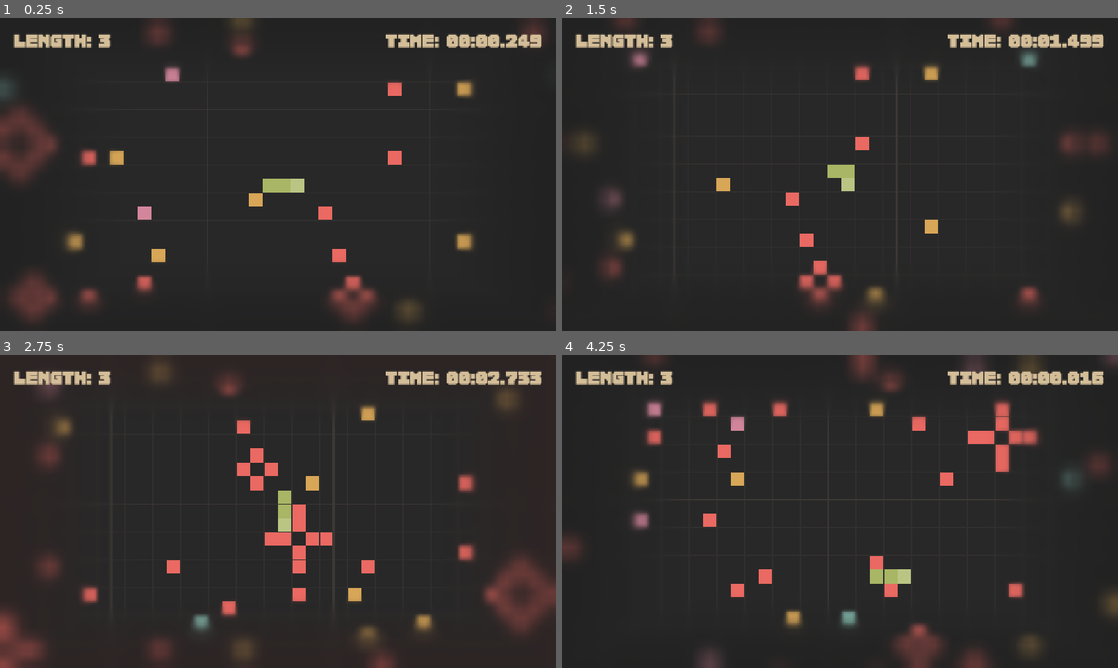
Above: before the commit, frames 1-4 (two rows, left to right).
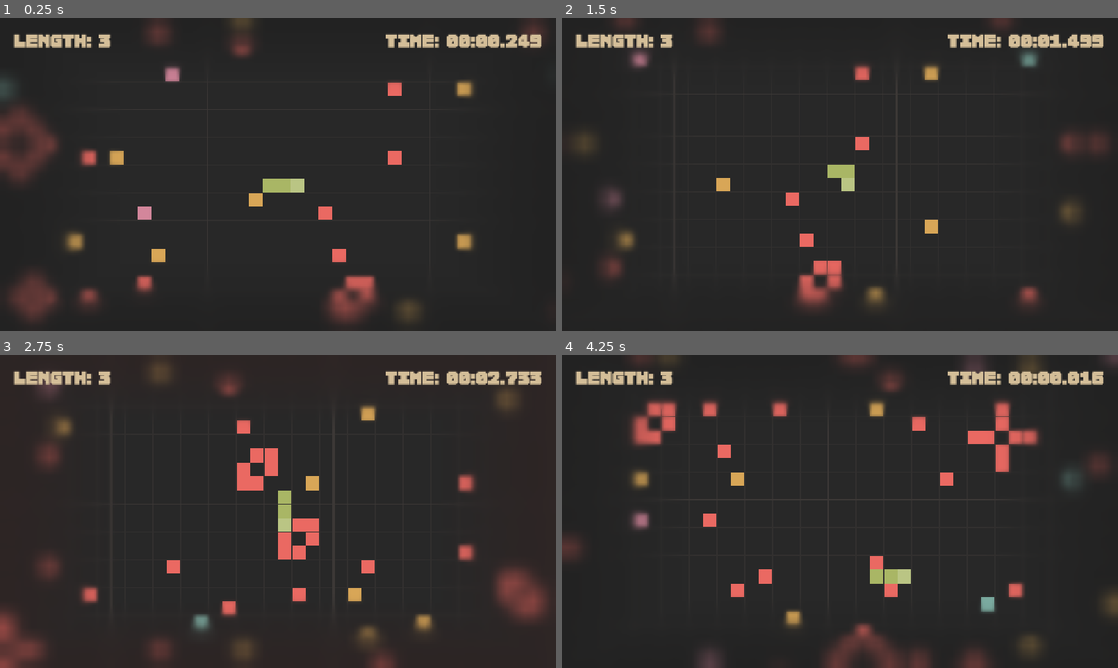
Above: after the commit, the same moments.

Repository: Shh37/Serbent
Game: Godot game, scene res://scenes/Main.tscn
Two runs of this game, one before a commit and one after it. Both use one fixed random seed, a clock stepped at 60 frames per second and the inputs below.
Inputs:
- Up to frame 1 (0.25 s): no input
- Up to frame 2 (1.5 s): tap Enter at 0.5 s; hold Right (ui_right) 0.53-1.28 s; hold Enter 0.53-1.28 s; tap Space at 0.77 s; hold Down (ui_down) from 1.28 s (still down); tap Keypad Enter at 1.35 s
- Up to frame 3 (2.75 s): tap Space at 1.52 s; release Down (ui_down) at 2.03 s; hold Right (ui_right) from 2.03 s (still down); hold Enter from 2.03 s (still down)
- Up to frame 4 (4.25 s): release Right (ui_right) at 2.78 s; release Enter at 2.78 s; hold Up (ui_up) 2.78-3.53 s; tap Keypad Enter at 2.85 s; tap Space at 3.02, 3.5, 3.77 s; hold Left (ui_left) from 3.53 s (still down); hold Enter from 3.53 s (still down)

The runs differ from the first frame. In frame 1, 0.4% of the frame differs, in the area x 59-68%, y 82-97%; in frame 2, 0.6%; in frame 3, 2.0%; in frame 4, 3.0%, in the area x 12-78%, y 0-100%.

Commit message:
feat: 不規則な2パターンを追加

Diff:
--- a/scripts/Chunk.gd
+++ b/scripts/Chunk.gd
@@ -119,9 +119,13 @@
 
 			var offsets = []
 			var type_r = randf()
-			if type_r > 0.7:
+			if type_r > 0.8:
 				# 5x5 Cross (hollow center)
 				offsets = get_cross_offsets(2, true)
+			elif type_r > 0.6:
+				# 3x3 Diagonal patterns
+				var p_name = "diag_1" if randf() > 0.5 else "diag_2"
+				offsets = get_pattern_offsets(p_name)
 			else:
 				# Diamond (hollow)
 				var radius = randi_range(1, 2)
@@ -177,5 +181,22 @@
 		offsets.append(Vector2i(0, i))
 	return offsets
 
+func get_pattern_offsets(pattern_name: String) -> Array:
+	var offsets = []
+	match pattern_name:
+		"diag_1": # 3x3 Square missing TL, C, BR
+			offsets = [
+				Vector2i(0, -1), Vector2i(1, -1),
+				Vector2i(-1, 0), Vector2i(1, 0),
+				Vector2i(-1, 1), Vector2i(0, 1)
+			]
+		"diag_2": # 3x3 Square missing TR, C, BL
+			offsets = [
+				Vector2i(-1, -1), Vector2i(0, -1),
+				Vector2i(-1, 0), Vector2i(1, 0),
+				Vector2i(0, 1), Vector2i(1, 1)
+			]
+	return offsets
+
 func _exit_tree():
 	pass
